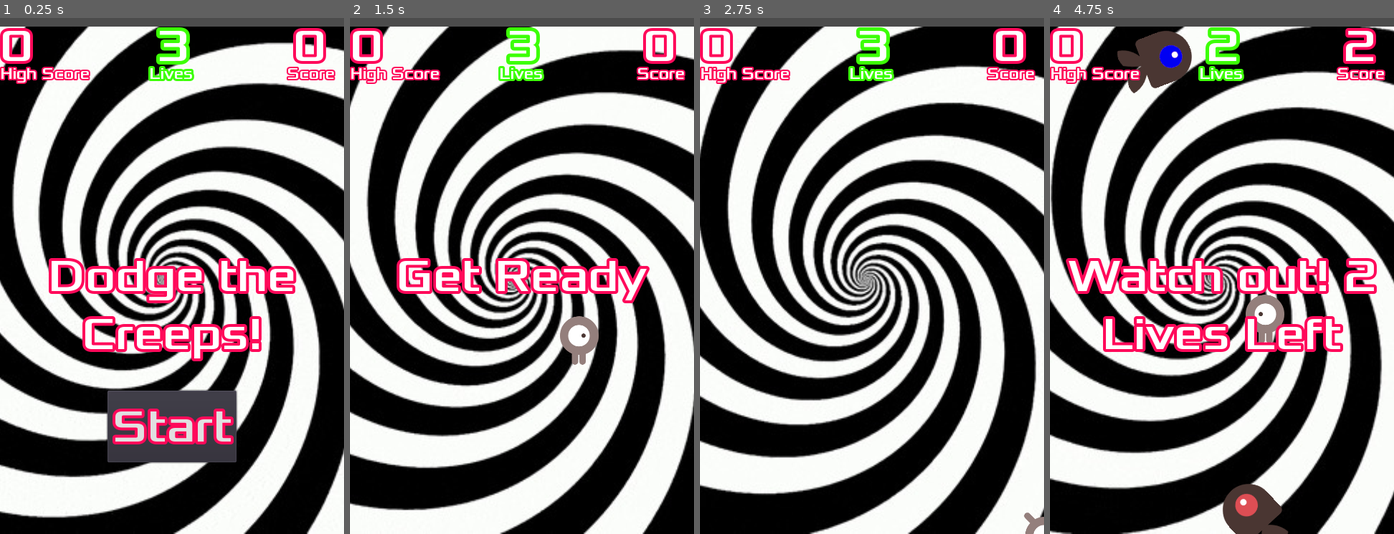
Above: before the commit, frames 1-4 (left to right).
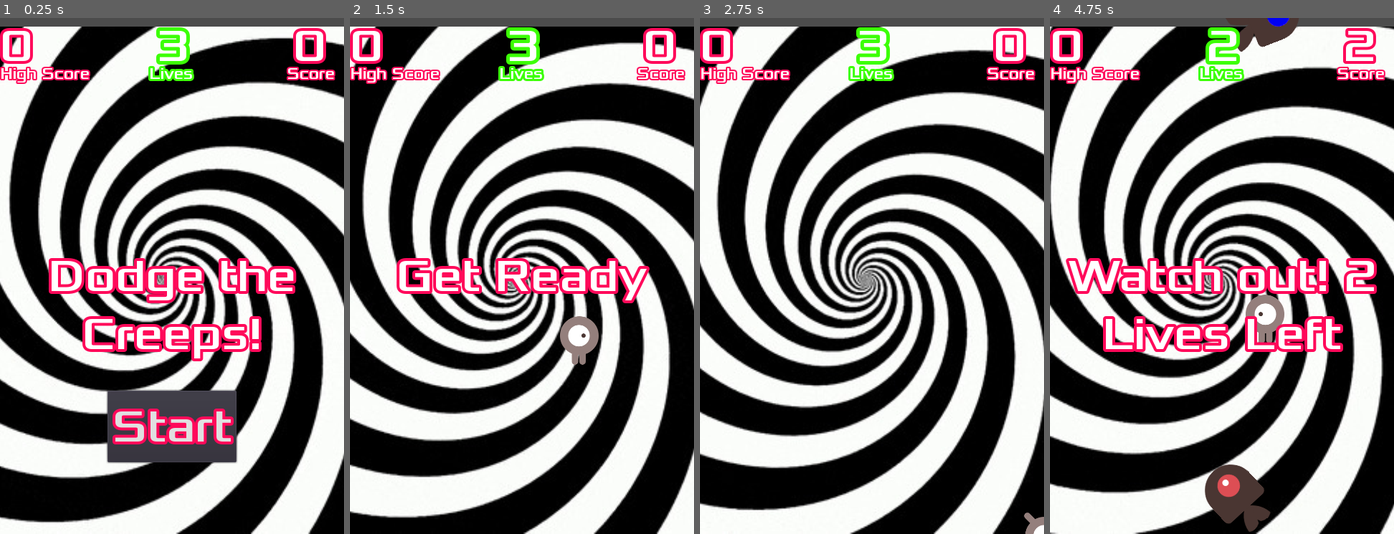
Above: after the commit, the same moments.

Repository: 44351-w22/godot-tutorial-TheMusicMan28
Game: Godot game, scene res://Main.tscn
The game is run twice, just before and just after one commit, with the same random seed, the same clock (stepped at 60 frames per second) and the same inputs.
Inputs:
- Up to frame 1 (0.25 s): no input
- Up to frame 2 (1.5 s): click "Start" at 0.5 s; hold Right (ui_right) from 1.28 s (still down)
- Up to frame 3 (2.75 s): release Right (ui_right) at 2.03 s; hold Down (ui_down) from 2.03 s (still down)
- Up to frame 4 (4.75 s): release Down (ui_down) at 2.78 s; hold Right (ui_right) 2.78-3.53 s; hold Up (ui_up) 3.53-4.28 s; hold Left (ui_left) from 4.28 s (still down)

The runs differ from the first frame. In frame 1, 82% of the frame differs, in the area x 0-100%, y 1-100%; in frame 2, 81%; in frame 3, 72%; in frame 4, 86%, in the area x 0-100%, y 0-100%.

Commit message:
Made mobs go faster with each life

Diff:
--- a/Main.gd
+++ b/Main.gd
@@ -12,6 +12,7 @@
 	score = 0
 	lives = 3
 	$Player.update_lives(lives)
+	$HUD.update_lives(lives)
 	$Spiral.set_speed_scale(5)
 	$Player.start($StartPosition.position)
 	$StartTimer.start()
@@ -51,8 +52,15 @@
 	mob.rotation = direction
 
 	# Choose the velocity.
-	var velocity = Vector2(rand_range(150.0, 250.0), 0.0)
-	mob.linear_velocity = velocity.rotated(direction)
+	if lives == 3:
+		var velocity = Vector2(rand_range(150.0, 250.0), 0.0)
+		mob.linear_velocity = velocity.rotated(direction)
+	if lives == 2:
+		var velocity = Vector2(rand_range(350.0, 500.0), 0.0)
+		mob.linear_velocity = velocity.rotated(direction)
+	if lives == 1:
+		var velocity = Vector2(rand_range(1000.0, 2000.0), 0.0)
+		mob.linear_velocity = velocity.rotated(direction)
 
 
 func _on_Player_hit():
--- a/Main.tscn
+++ b/Main.tscn
@@ -268,7 +268,7 @@
 position = Vector2( 232, 365.75 )
 scale = Vector2( 2.00667, 2.09615 )
 frames = SubResource( 2 )
-frame = 188
+frame = 73
 speed_scale = 5.0
 playing = true
 
--- a/Mob.tscn
+++ b/Mob.tscn
@@ -10,14 +10,14 @@
 
 [sub_resource type="SpriteFrames" id=1]
 animations = [ {
+"frames": [ ExtResource( 5 ), ExtResource( 6 ) ],
+"loop": true,
+"name": "walk",
+"speed": 5.0
+}, {
 "frames": [ ExtResource( 4 ), ExtResource( 3 ) ],
 "loop": true,
 "name": "swim",
-"speed": 5.0
-}, {
-"frames": [ ExtResource( 5 ), ExtResource( 6 ) ],
-"loop": true,
-"name": "walk",
 "speed": 5.0
 }, {
 "frames": [ ExtResource( 2 ), ExtResource( 1 ) ],
